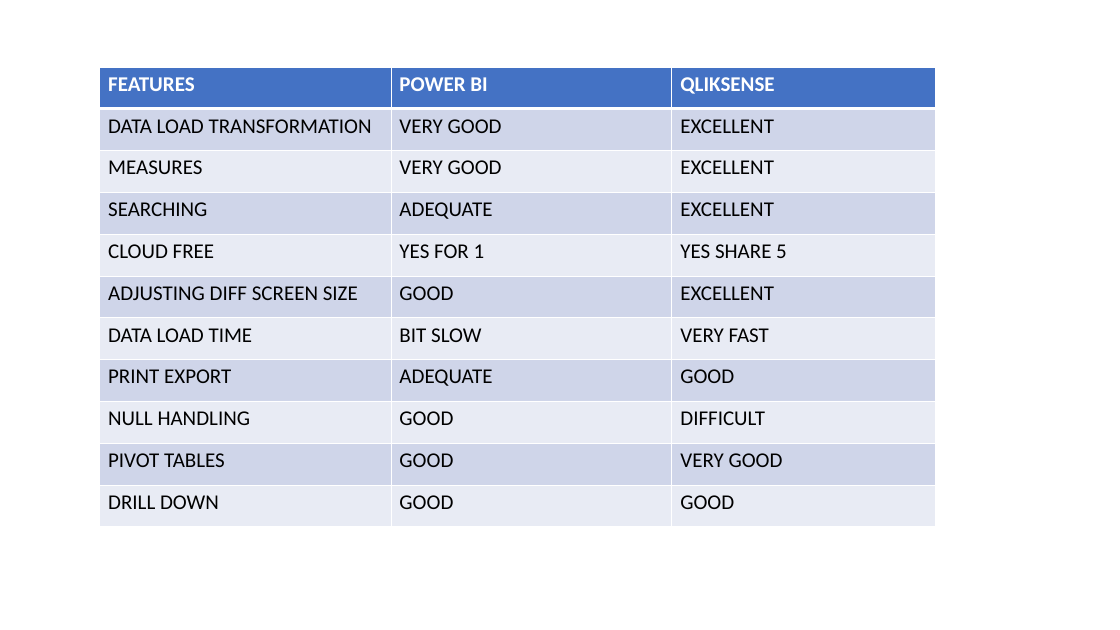
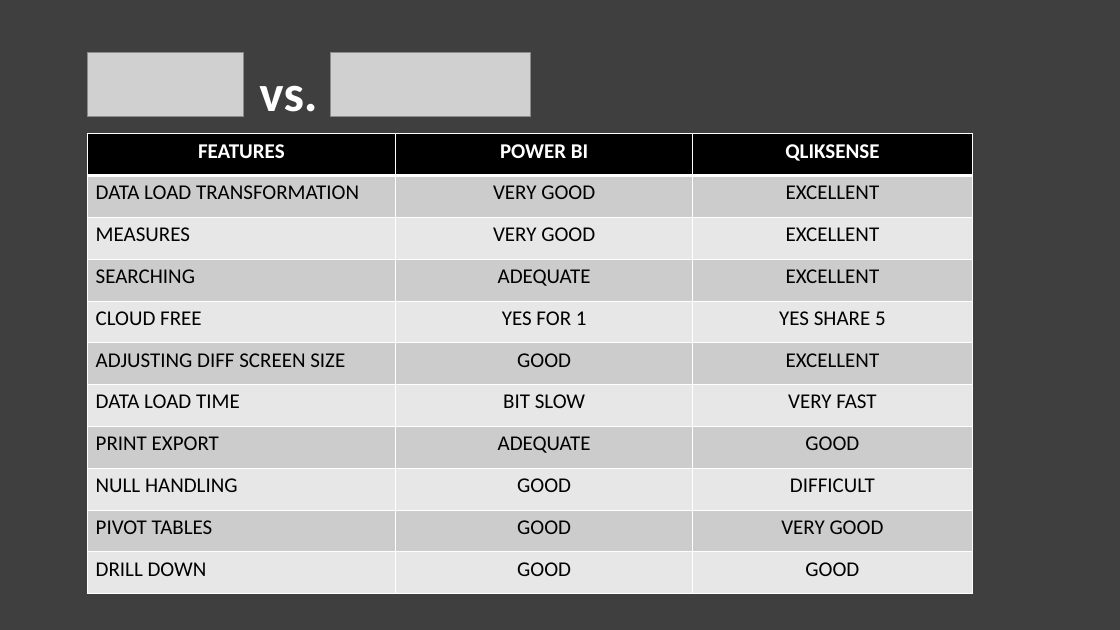
Before and after one commit to PurnimaChandel/Final-Project, a slide deck: slide 9 of Final_presentation.pptx. Drawn at 1120x630 pixels with LibreOffice and Linux fonts; fonts in the diff are those of the drawing; grey boxes stand for pictures. Boxes give left, top, right and bottom in pixels: in the first picture for what was removed or moved away, otherwise in the second. Text is boxed around its words. In the diff, an @@ line names an element or a change of style, - is before the commit and + after.

Commit message:
final ppt

```diff
--- a/Final_presentation.pptx
+++ b/Final_presentation.pptx
@@ background #FFFFFF to #3F3F3F @@
@@ picture added at bbox=[87, 53, 243, 116] @@
@@ picture added at bbox=[331, 53, 531, 117] @@
@@ title added at bbox=[259, 85, 317, 112], 44 pt, text #FFFFFF, bold @@
+vs.
@@ table at bbox=[87, 134, 973, 594] @@
@@ fill #4472C4 to #000000 in row 1 @@
@@ fill #CFD5EA to #CCCCCC in 15 cells @@
@@ fill #E9EBF5 to #E7E7E7 in 15 cells @@
@@ alignment left to centre @@
@@ table: place and size @@
-table at bbox=[100, 67, 936, 528]
+table at bbox=[87, 134, 973, 594]
```
Also in this commit, not shown: 8 other slides changed, 2 other files.
